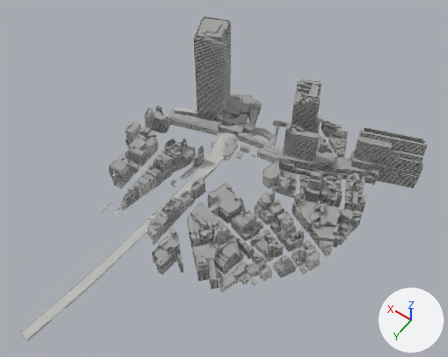
The glTF model assets/context/core/web/context_core.glb, before and after one commit.
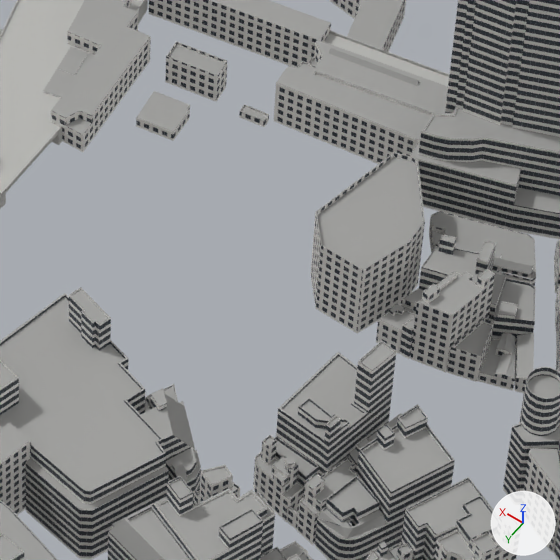
Each version is shown whole from a camera (50 mm lens) standing at (-425.0, 655.0, 996.0) and looking at (-30.0, 101.0, 125.0), then close up on the part from 48% to 67% of the width and 39% to 63% of the height. Lighting does not change. The marker at lower right points along +X, +Y and +Z. The first two pictures are the older version. Vertices at exactly the same position are counted once.

Names of what the first close-up shows: 'core__ctx_roof', 'core__ctx_structure', 'core__ctx_wall_punched_a', 'core__ctx_wall_punched_b', 'core__ctx_wall_ribbon_a', 'core__ctx_wall_ribbon_b', 'station__ctx_roof', 'station__ctx_wall_punched_a'.
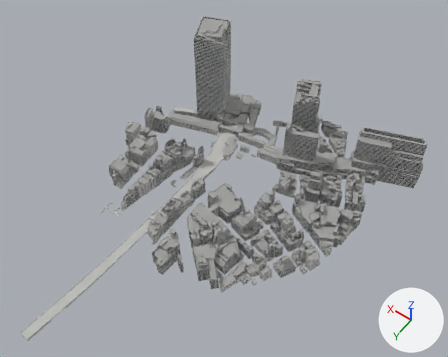
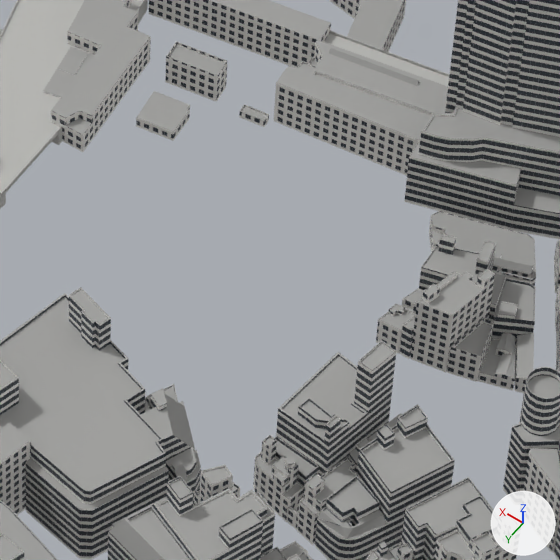
Edits to the bpy script that builds the scene:
```text
Change me_core__ctx_roof:
    used by ob_core__ctx_roof; location = (0.0, 0.0, 0.0)
    remove me_core__ctx_roof.from_pydata(...)  # 13522 vertices, 11441 faces; spans x -297.0..258.0, y -241.0..267.0, z 2.0..229.0
    add me_core__ctx_roof.from_pydata(...)  # 13498 vertices, 11419 faces; spans x -297.0..258.0, y -241.0..267.0, z 2.0..229.0
    me_core__ctx_roof part 1: the loose piece of 16 vertices spanning x -68.0..-38.0, y -56.0..-10.0, z 32.0 is deleted
    me_core__ctx_roof part 2: the loose piece of 8 vertices spanning x -67.0..-39.0, y -56.0..-10.0, z 30.0 is deleted
Change me_core__ctx_wall_punched_a:
    used by ob_core__ctx_wall_punched_a; location = (0.0, 0.0, 0.0)
    remove me_core__ctx_wall_punched_a.from_pydata(...)  # 3252 vertices, 3560 faces; spans x -248.0..255.0, y -232.0..235.0, z 0.0..43.0
    add me_core__ctx_wall_punched_a.from_pydata(...)  # 3220 vertices, 3528 faces; spans x -248.0..255.0, y -232.0..235.0, z 0.0..43.0
    me_core__ctx_wall_punched_a part 3: the loose piece of 16 vertices spanning x -67.0..-39.0, y -56.0..-10.0, z 30.0..32.0 is deleted
    me_core__ctx_wall_punched_a part 4: the loose piece of 16 vertices spanning x -68.0..-38.0, y -56.0..-10.0, z 0.0..32.0 is deleted
```

Location of each change, (x1, y1, x2, y2) in pixels of the close-ups (560 x 560 px):
part 1 of me_core__ctx_roof, deleted: before (316, 152, 425, 270)
part 2 of me_core__ctx_roof, deleted: before (317, 157, 423, 269)
part 3 of me_core__ctx_wall_punched_a, deleted: before (317, 153, 424, 221)
part 4 of me_core__ctx_wall_punched_a, deleted: before (311, 212, 425, 333)
